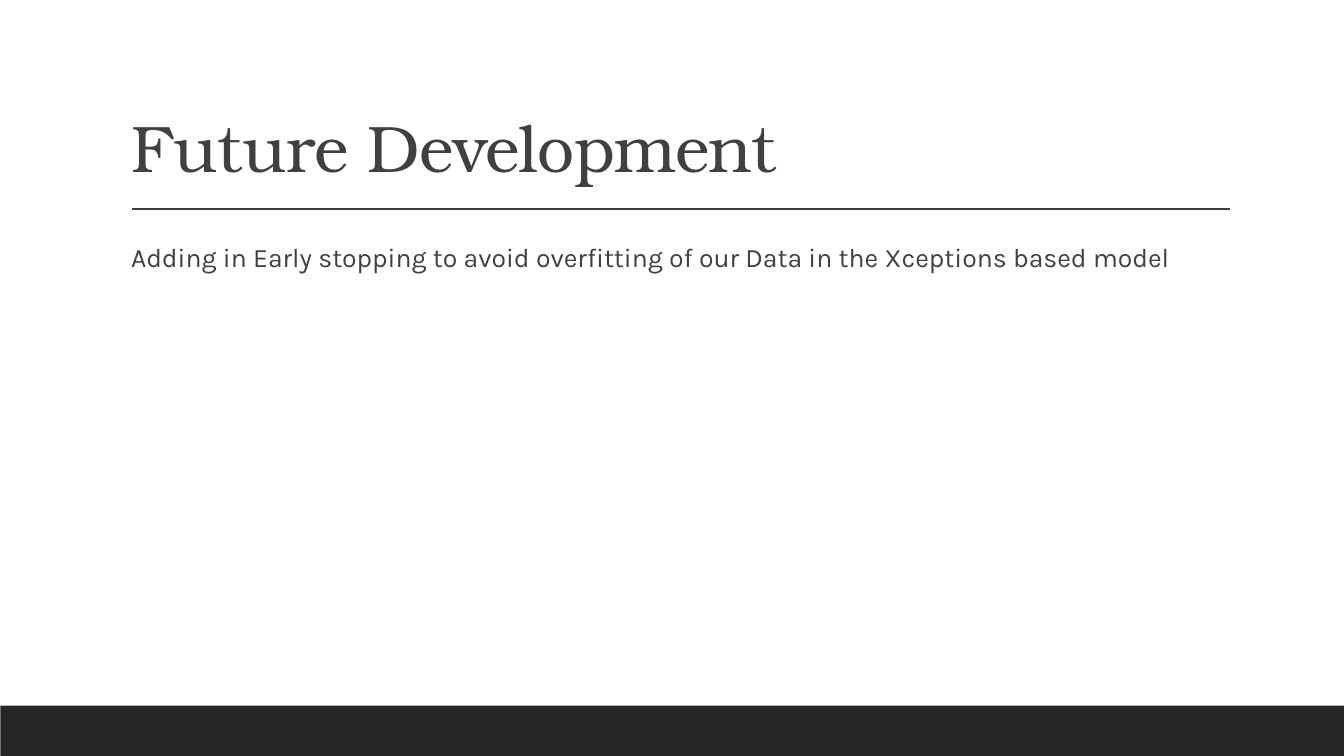
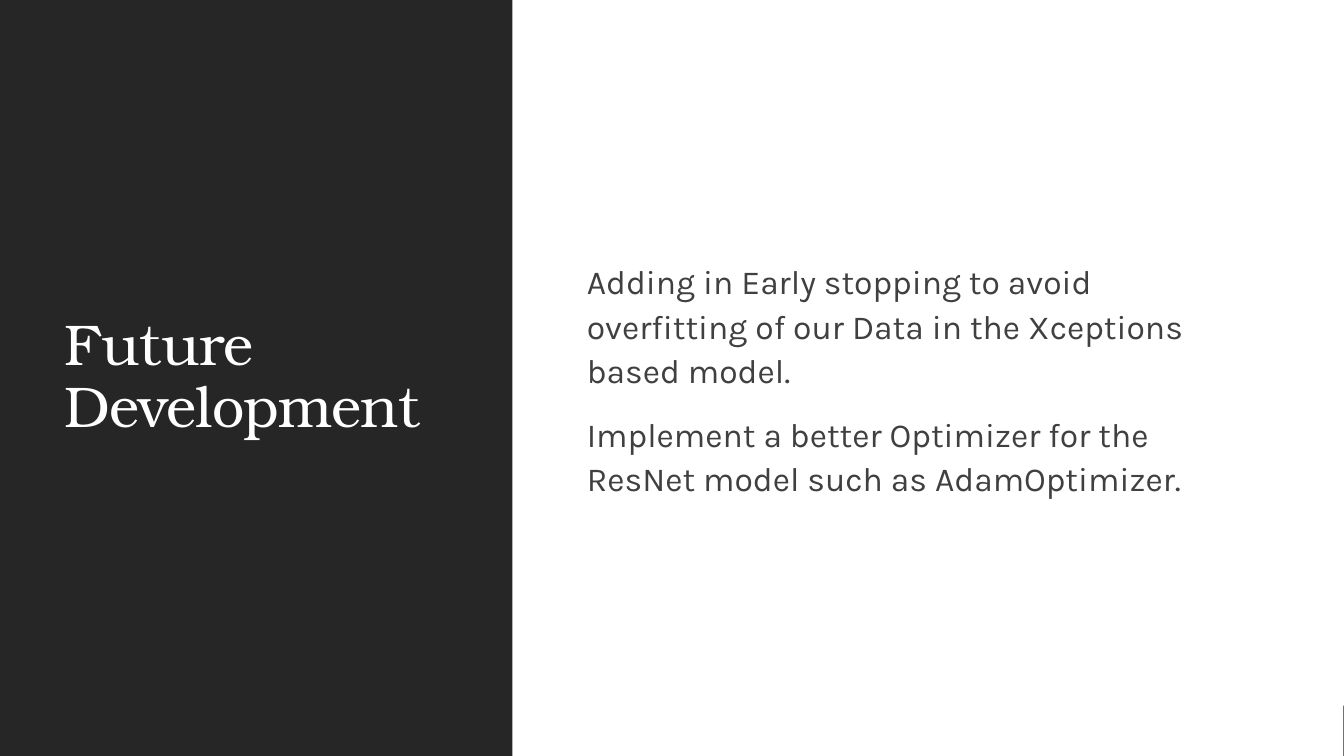
Before and after one commit to sakibsadmanshajib/Car-Classification-using-Deep-Learning, a slide deck: slide 12 of presentation/Car-Classification.pptx (slide 10 before the commit). Drawn at 1344x756 pixels with LibreOffice and Linux fonts; fonts in the diff are those of the drawing. Boxes give left, top, right and bottom in pixels: in the first picture for what was removed or moved away, otherwise in the second. Text is boxed around its words. In the diff, an @@ line names an element or a change of style, - is before the commit and + after.

```diff
--- a/presentation/Car-Classification.pptx
+++ b/presentation/Car-Classification.pptx
@@ rectangle added at [0, 0, 1344, 756], fill #FFFFFF @@
@@ rectangle added at [0, 0, 512, 756], fill #262626 @@
@@ title "Future Development": place and size @@
-title "Future Development" at [131, 125, 777, 187]
+title "Future Development" at [64, 326, 420, 440]
@@ title "Future Development" at [64, 326, 420, 440]: size 47 to 41 pt, text colour #404040 to #FFFFFF; vertical alignment bottom to middle @@
@@ text "Adding in Early stopping to ..." at [587, 271, 1183, 499]: vertical alignment top to middle @@
@@ line removed from (132, 210) to (1231, 210) @@
@@ text at [587, 271, 1183, 499]: text changed; size 19 to 24 pt @@
-  Adding in Early stopping to avoid overfitting of our Data in the Xceptions based model
+  Adding in Early stopping to avoid overfitting of our Data in the Xceptions based model.
+  Implement a better Optimizer for the ResNet model such as AdamOptimizer.
```
Also in this commit, not shown: 7 other slides changed, 3 slides added, 1 slide removed, 3 other files.
